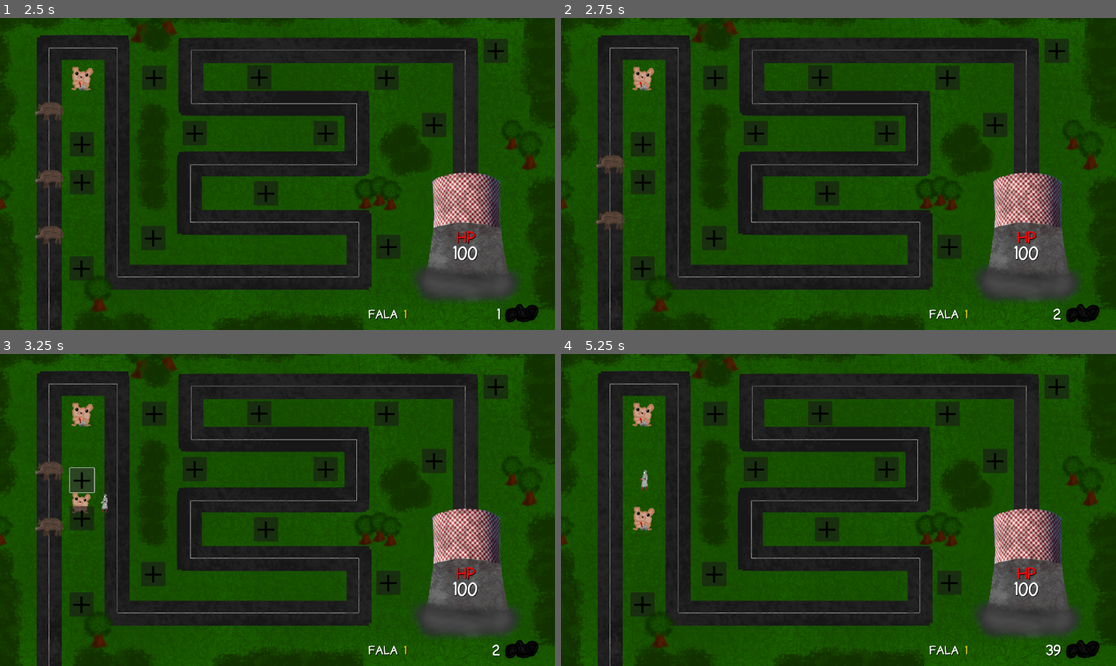
Above: before the commit, frames 1-4 (two rows, left to right).
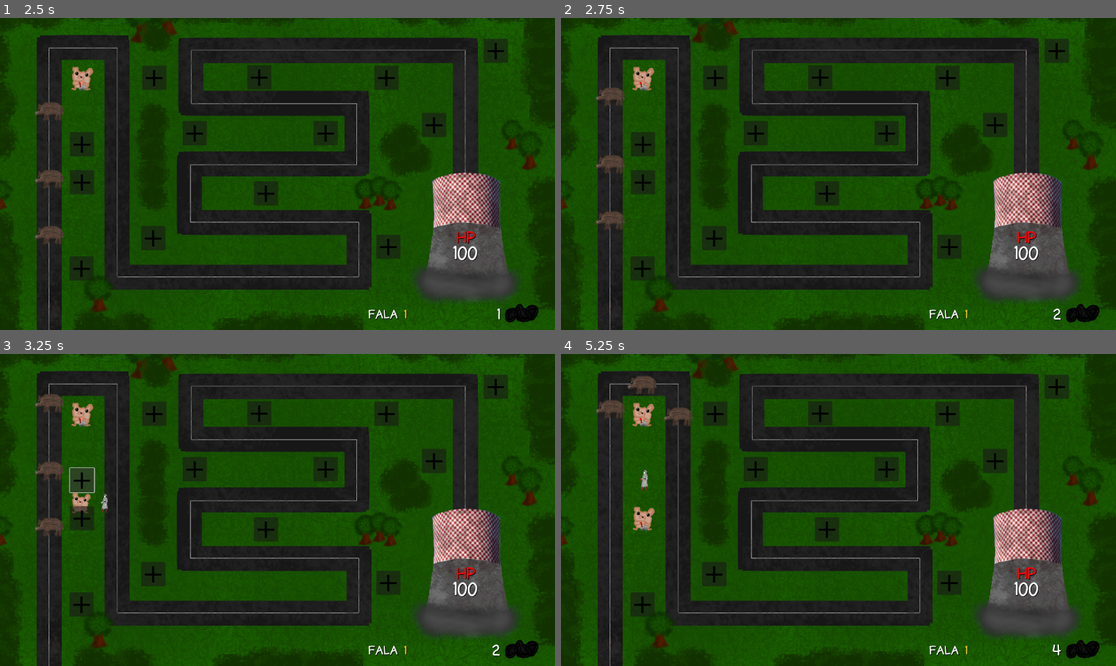
Above: after the commit, the same moments.

Repository: niejajestem/hackathon_ckziu
Game: Godot game, scene res://scenes/mainmenuUI.tscn
Same seed, same stepped clock (60 frames per second), same inputs: the game is played once before the commit and once after it.
Inputs (mouse positions are in pixels of both pictures, inside the frame that each line leads up to):
- Up to frame 1 (2.5 s): click "START" at 0.5 s; click (83, 77) at 1.27 s; click (77, 102) at 2 s
- Up to frame 2 (2.75 s): no input
- Up to frame 3 (3.25 s): click (83, 478) at 2.77 s
- Up to frame 4 (5.25 s): click (666, 503) at 3.5 s; click (644, 519) at 4.27 s; click (644, 541) at 5 s

Frame 1 is identical in both runs. In frame 2, 0.2% of the frame differs, in the area x 6-12%, y 22-29%; in frame 3, 0.2%; in frame 4, 0.7%, in the area x 6-91%, y 6-97%.

Commit message:
Add working wave logic

Diff:
--- a/new-game-project/scenes/game.gd
+++ b/new-game-project/scenes/game.gd
@@ -18,9 +18,11 @@
 	dzikCount = 3*wave
 	coal += 10*wave
 	print("Wave %d" % wave)
-
-	_on_dzik_spawn_timer_timeout()
-
+	$falaCounter.text = "%d" % wave
+	if wave % 5 == 0:
+		$dzikSpawnTimer.start(0.2)
+	else:
+		$dzikSpawnTimer.start(1)
 
 func _on_path_2d_child_exiting_tree(node: Node) -> void:
 	print("Killed a dzik")
@@ -32,10 +34,13 @@
 		finishWave()
 
 
-
+var spawnedDziks = 0
 func _on_dzik_spawn_timer_timeout() -> void:
-	if $"../Path2D".get_child_count() != dzikCount:
+	if spawnedDziks < dzikCount:
 		var dzik = spawn_dzik.instantiate()
 		$"../Path2D".add_child(dzik)
+		spawnedDziks += 1
 		print("Spawned a dzik")
-		print($"../Path2D".get_children())
+	else:
+		spawnedDziks = 0
+		$dzikSpawnTimer.stop()
Not shown: 1 places in new-game-project/scenes/chomik.tscn that only renumber resources
Not shown: 1 places in new-game-project/scenes/map.tscn that only renumber resources
